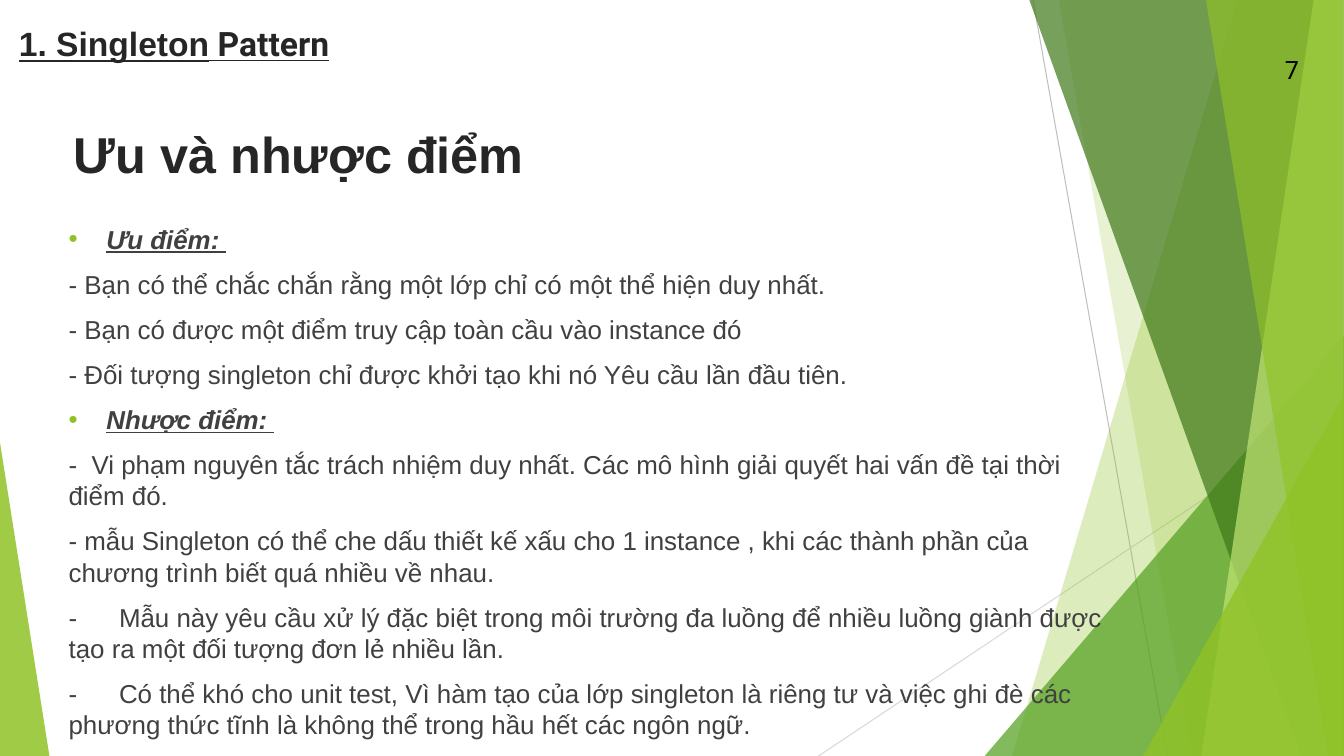
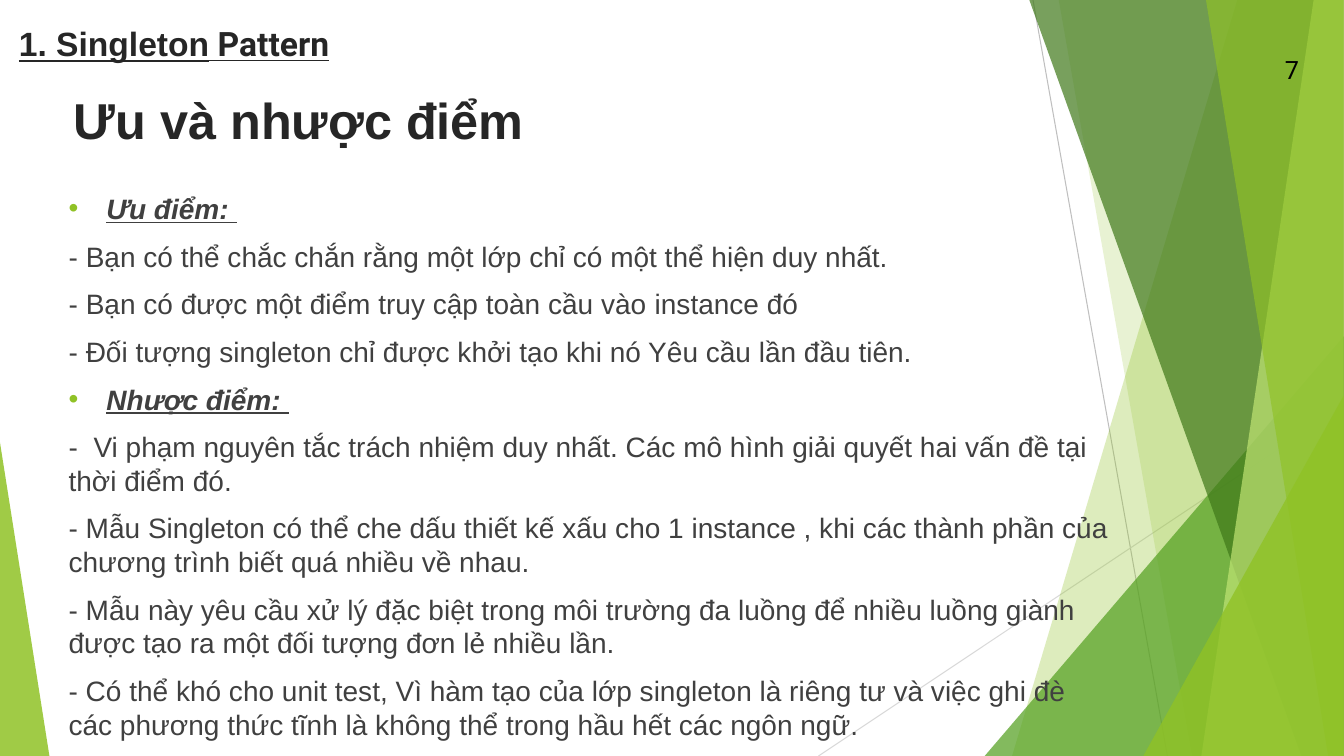
Before and after one commit to baobao98/DemoOOAD, a slide deck: slide 10 of Docs/Presentation-TKPMHDT-group04.pptx. Drawn at 1344x756 pixels with LibreOffice and Linux fonts; fonts in the diff are those of the drawing. Boxes give left, top, right and bottom in pixels: in the first picture for what was removed or moved away, otherwise in the second. Text is boxed around its words. In the diff, an @@ line names an element or a change of style, - is before the commit and + after.

```diff
--- a/Docs/Presentation-TKPMHDT-group04.pptx
+++ b/Docs/Presentation-TKPMHDT-group04.pptx
@@ text "Ưu và nhược điểm": place and size @@
-text "Ưu và nhược điểm" at <box>74,133,524,182</box>
+text "Ưu và nhược điểm" at <box>74,98,524,148</box>
@@ text "Ưu điểm:": place and size @@
-text "Ưu điểm:" at <box>69,228,1102,709</box>
+text "Ưu điểm:" at <box>69,197,1107,740</box>
@@ text at <box>69,197,1087,740</box>: size 18.5 to 20 pt in "Ưu điểm:", "- Bạn có thể chắc chắn rằng ...", "- Bạn có được một điểm truy ...", "- Đối tượng singleton chỉ được khởi ..." and 4 more places @@
@@ text at <box>69,517,1107,577</box>: text changed; size 18.5 to 20 pt @@
-- mẫu Singleton có thể che dấu thiết kế xấu cho 1 instance , khi các thành phần của chương trình biết quá nhiều về nhau.
+- Mẫu Singleton có thể che dấu thiết kế xấu cho 1 instance , khi các thành phần của chương trình biết quá nhiều về nhau.
```
Also in this commit, not shown: 10 other slides changed, 2 other files.
